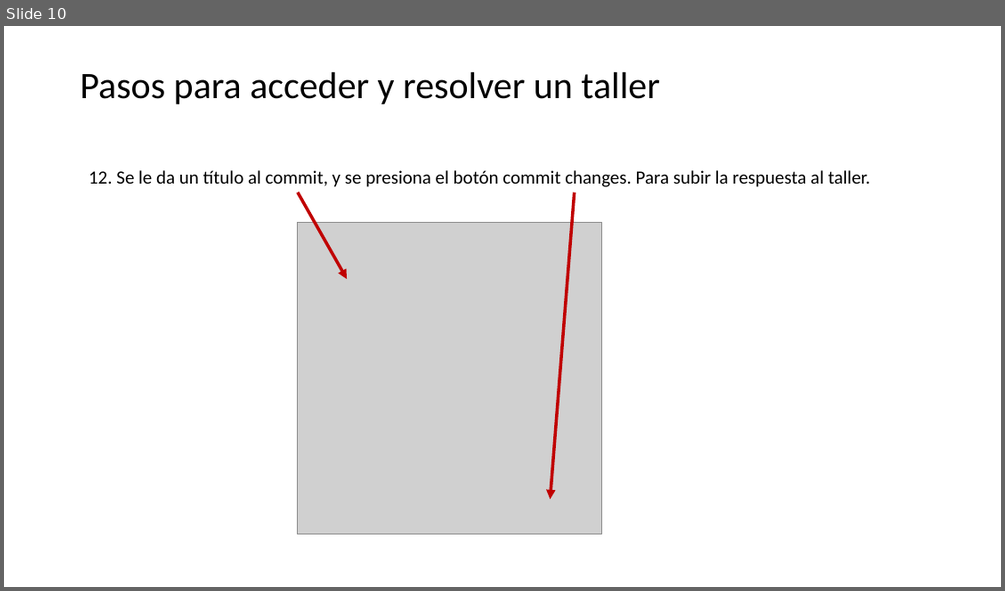
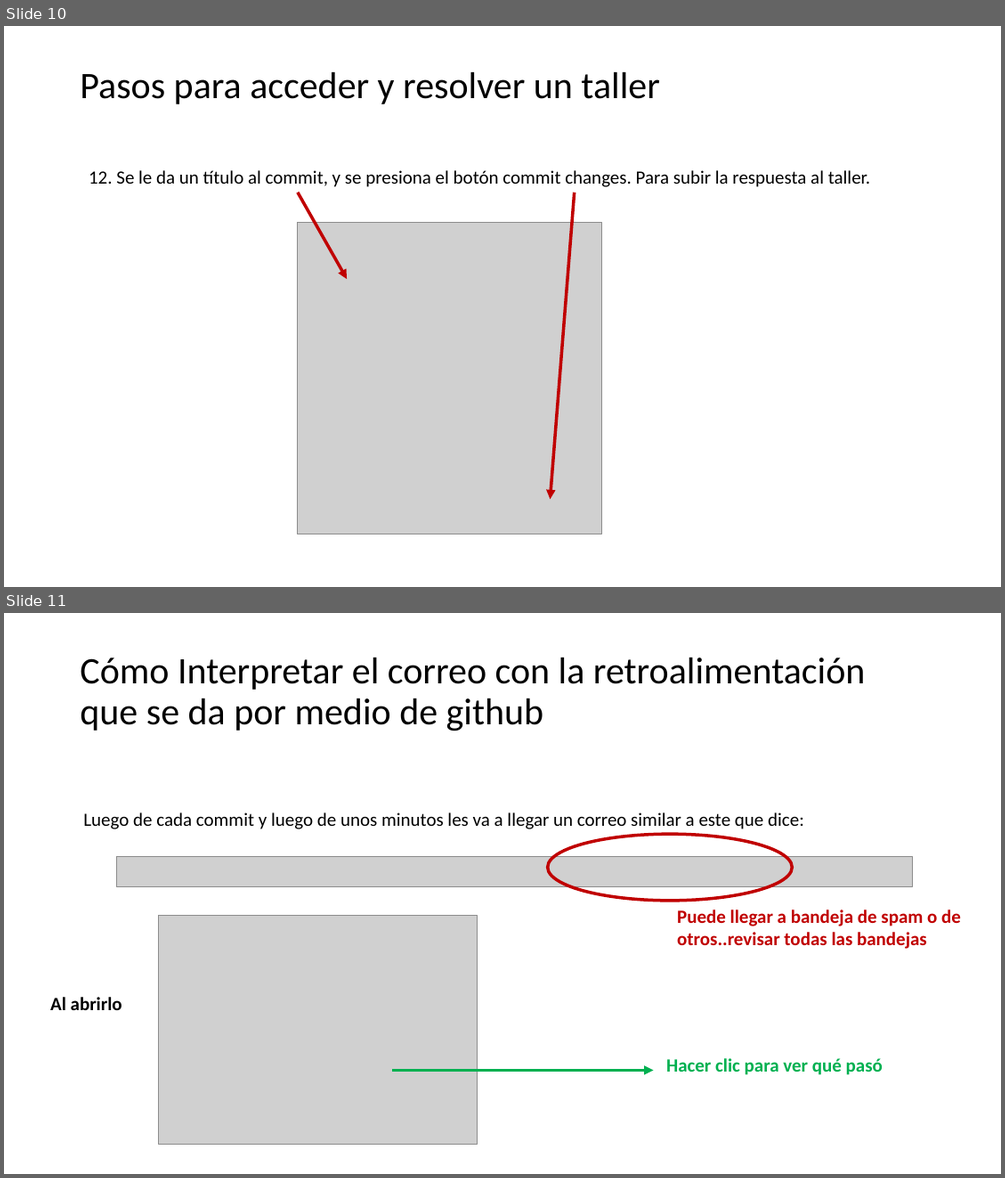
Before and after one commit to CesarLopez-Profe/Logica-de-programacion, a slide deck: Pasos_para_acceder_resolver_taller_offline.pptx. Shown one above the other, each under a label of ours: slide 10 before the commit, slides 10 and 11 after it. The pictures are 1005x591 and 1005x1178 pixels, drawn with LibreOffice and Linux fonts; fonts in the diff are those of the drawing; grey boxes stand for pictures. Boxes give left, top, right and bottom in pixels: in the first picture for what was removed or moved away, otherwise in the second. Text is boxed around its words. In the diff, an @@ line names an element or a change of style, - is before the commit and + after.

Commit message:
Actualizacion ppts condicionales y pasos para talleres en github

```diff
--- a/Pasos_para_acceder_resolver_taller_offline.pptx
+++ b/Pasos_para_acceder_resolver_taller_offline.pptx
@@ slide 11 added at <box>4,613,1001,1174</box>, background #FFFFFF @@
@@ title added at <box>80,657,866,731</box>, 36 pt, text #000000 @@
+Cómo Interpretar el correo con la retroalimentación que se da por medio de github
@@ text added at <box>83,812,804,829</box>, 18 pt, text #000000 @@
+Luego de cada commit y luego de unos minutos les va a llegar un correo similar a este que dice:
@@ ellipse added at <box>548,834,793,900</box>, outline #C00000 3 pt @@
@@ picture added at <box>116,856,913,886</box> @@
@@ picture added at <box>159,915,477,1144</box> @@
@@ text added at <box>677,909,961,949</box>, 18 pt, text #C00000, bold @@
+Puede llegar a bandeja de spam o de otros..revisar todas las bandejas
@@ text added at <box>50,997,122,1010</box>, 18 pt, text #000000, bold @@
+Al abrirlo
@@ text added at <box>666,1058,882,1075</box>, 18 pt, text #00B050, bold @@
+Hacer clic para ver qué pasó
@@ arrow added from (392, 1070) to (654, 1070), #00B050 3 pt @@
```
Also in this commit, not shown: 4 other slides added, 2 other files.
